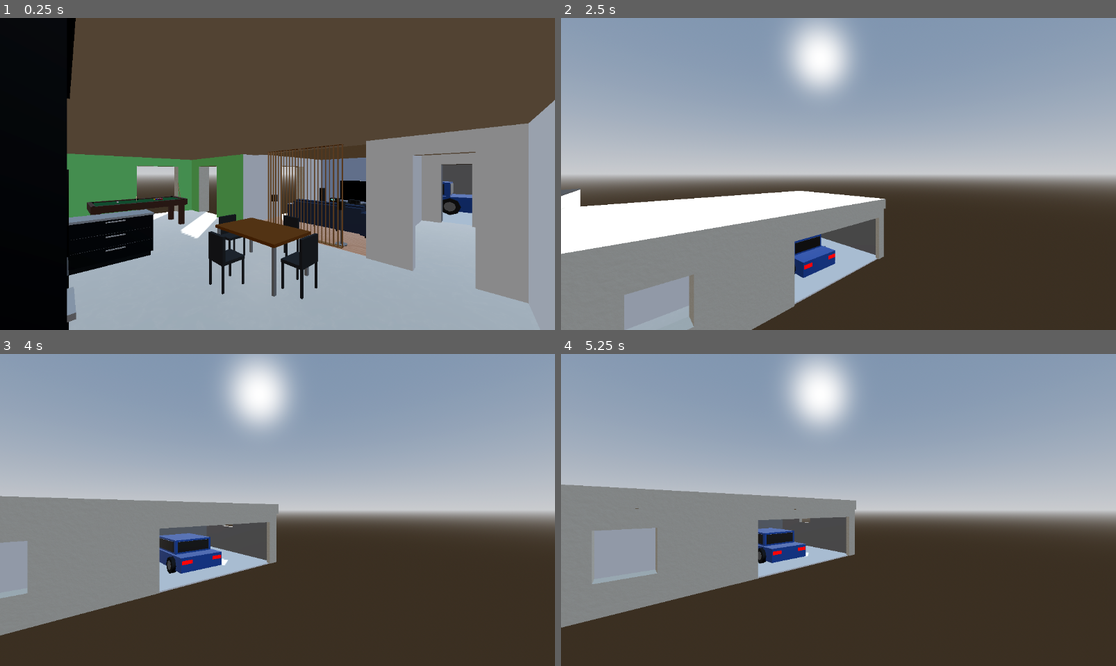
Above: before the commit, frames 1-4 (two rows, left to right).
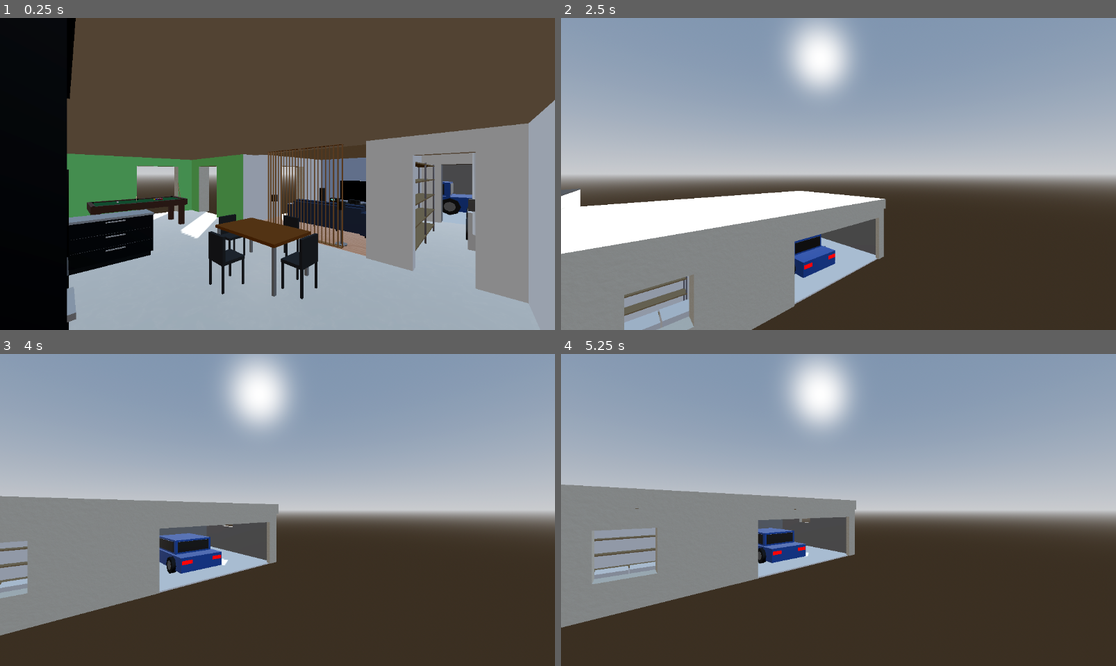
Above: after the commit, the same moments.

Repository: deneuxj/godot-ai
Game: Godot game, scene res://scenes/house building.tscn
Two runs of this game, one before a commit and one after it. Both use one fixed random seed, a clock stepped at 60 frames per second and the inputs below.
Inputs (mouse positions are in pixels of both pictures, inside the frame that each line leads up to):
- Up to frame 1 (0.25 s): no input
- Up to frame 2 (2.5 s): tap Enter at 0.5 s; move the mouse to (960, 158) at 0.52 s; hold D 0.53-1.25 s; hold E 0.53-1.25 s; click (960, 158) at 0.67 s; tap Space at 0.77, 2 s; drag from (727, 189) to (810, 236) at 1.27 s; move the mouse to (894, 105) at 2.02 s; hold D from 2.03 s (still down); hold Shift from 2.03 s (still down)
- Up to frame 3 (4 s): release D at 2.75 s; release Shift at 2.75 s; drag from (249, 572) to (111, 463) at 2.77 s; tap Enter at 3.5 s; move the mouse to (444, 556) at 3.52 s; hold A from 3.53 s (still down); hold Q from 3.53 s (still down); tap Space at 3.77 s
- Up to frame 4 (5.25 s): release A at 4.25 s; release Q at 4.25 s; drag from (672, 463) to (755, 432) at 4.27 s; tap Space at 5 s; move the mouse to (866, 510) at 5.02 s; hold S from 5.03 s (still down); hold E from 5.03 s (still down); click (866, 510) at 5.17 s

The runs differ from the first frame. In frame 1, 0.9% of the frame differs, in the area x 74-86%, y 43-75%; in frame 2, 0.8%; in frame 3, 0.2%; in frame 4, 0.4%.

Commit message:
fix: make garage shelves shallower (40cm depth)

Diff:
--- a/project/scenes/garage_shelves.tscn
+++ b/project/scenes/garage_shelves.tscn
@@ -12,56 +12,56 @@
 [node name="GarageShelves" type="Node3D" unique_id=498425922]
 
 [node name="@CSGBox3D@42" type="CSGBox3D" parent="." unique_id=1519262261]
-transform = Transform3D(1, 0, 0, 0, 1, 0, 0, 0, 1, -1.5, 1, -0.3)
+transform = Transform3D(1, 0, 0, 0, 1, 0, 0, 0, 1, -1.5, 1, -0.18)
 size = Vector3(0.04, 2, 0.04)
 material = SubResource("StandardMaterial3D_4ifs1")
 
 [node name="@CSGBox3D@43" type="CSGBox3D" parent="." unique_id=1108685082]
-transform = Transform3D(1, 0, 0, 0, 1, 0, 0, 0, 1, -1.5, 1, 0.3)
+transform = Transform3D(1, 0, 0, 0, 1, 0, 0, 0, 1, -1.5, 1, 0.18)
 size = Vector3(0.04, 2, 0.04)
 material = SubResource("StandardMaterial3D_4ifs1")
 
 [node name="@CSGBox3D@44" type="CSGBox3D" parent="." unique_id=1749725923]
-transform = Transform3D(1, 0, 0, 0, 1, 0, 0, 0, 1, 0, 1, -0.3)
+transform = Transform3D(1, 0, 0, 0, 1, 0, 0, 0, 1, 0, 1, -0.18)
 size = Vector3(0.04, 2, 0.04)
 material = SubResource("StandardMaterial3D_4ifs1")
 
 [node name="@CSGBox3D@45" type="CSGBox3D" parent="." unique_id=43853488]
-transform = Transform3D(1, 0, 0, 0, 1, 0, 0, 0, 1, 0, 1, 0.3)
+transform = Transform3D(1, 0, 0, 0, 1, 0, 0, 0, 1, 0, 1, 0.18)
 size = Vector3(0.04, 2, 0.04)
 material = SubResource("StandardMaterial3D_4ifs1")
 
 [node name="@CSGBox3D@46" type="CSGBox3D" parent="." unique_id=2055931427]
-transform = Transform3D(1, 0, 0, 0, 1, 0, 0, 0, 1, 1.5, 1, -0.3)
+transform = Transform3D(1, 0, 0, 0, 1, 0, 0, 0, 1, 1.5, 1, -0.18)
 size = Vector3(0.04, 2, 0.04)
 material = SubResource("StandardMaterial3D_4ifs1")
 
 [node name="@CSGBox3D@47" type="CSGBox3D" parent="." unique_id=255412226]
-transform = Transform3D(1, 0, 0, 0, 1, 0, 0, 0, 1, 1.5, 1, 0.3)
+transform = Transform3D(1, 0, 0, 0, 1, 0, 0, 0, 1, 1.5, 1, 0.18)
 size = Vector3(0.04, 2, 0.04)
 material = SubResource("StandardMaterial3D_4ifs1")
 
 [node name="@CSGBox3D@48" type="CSGBox3D" parent="." unique_id=625964535]
 transform = Transform3D(1, 0, 0, 0, 1, 0, 0, 0, 1, 0, 0.2, 0)
-size = Vector3(3.04, 0.03, 0.64)
+size = Vector3(3.04, 0.03, 0.4)
 material = SubResource("StandardMaterial3D_d563e")
 
 [node name="@CSGBox3D@49" type="CSGBox3D" parent="." unique_id=1215017818]
 transform = Transform3D(1, 0, 0, 0, 1, 0, 0, 0, 1, 0, 0.65, 0)
-size = Vector3(3.04, 0.03, 0.64)
+size = Vector3(3.04, 0.03, 0.4)
 material = SubResource("StandardMaterial3D_d563e")
 
 [node name="@CSGBox3D@50" type="CSGBox3D" parent="." unique_id=158332600]
 transform = Transform3D(1, 0, 0, 0, 1, 0, 0, 0, 1, 0, 1.1, 0)
-size = Vector3(3.04, 0.03, 0.64)
+size = Vector3(3.04, 0.03, 0.4)
 material = SubResource("StandardMaterial3D_d563e")
 
 [node name="@CSGBox3D@51" type="CSGBox3D" parent="." unique_id=2004836567]
 transform = Transform3D(1, 0, 0, 0, 1, 0, 0, 0, 1, 0, 1.55, 0)
-size = Vector3(3.04, 0.03, 0.64)
+size = Vector3(3.04, 0.03, 0.4)
 material = SubResource("StandardMaterial3D_d563e")
 
 [node name="@CSGBox3D@52" type="CSGBox3D" parent="." unique_id=28056082]
 transform = Transform3D(1, 0, 0, 0, 1, 0, 0, 0, 1, 0, 1.95, 0)
-size = Vector3(3.04, 0.03, 0.64)
+size = Vector3(3.04, 0.03, 0.4)
 material = SubResource("StandardMaterial3D_d563e")
--- a/project/scenes/house building.tscn
+++ b/project/scenes/house building.tscn
@@ -7,6 +7,7 @@
 [ext_resource type="Material" uid="uid://dkj8mbb3eaa3b" path="res://materials/faience.tres" id="5_yghb5"]
 [ext_resource type="Material" uid="uid://7ipovtycrx87" path="res://materials/plafond.tres" id="7_hlnjt"]
 [ext_resource type="Material" uid="uid://bfj43bqqsr1nk" path="res://materials/parquet.tres" id="8_utsn7"]
+[ext_resource type="PackedScene" path="res://scenes/garage_shelves.tscn" id="9_j4x6f"]
 [ext_resource type="VoxelGIData" uid="uid://q74sjjvo6yqw" path="res://scenes/house building.VoxelGI_data.res" id="9_pu0k3"]
 [ext_resource type="Material" uid="uid://cqimmhjfoh2ok" path="res://materials/mur.tres" id="9_utsn7"]
 [ext_resource type="Material" uid="uid://c3snpp3cqjnod" path="res://materials/facade.tres" id="10_utsn7"]
@@ -35,6 +36,12 @@
 [ext_resource type="PackedScene" path="res://scenes/gaming_desk.tscn" id="33_7aox4"]
 [ext_resource type="PackedScene" uid="uid://b7ug5roboyo6j" path="res://scenes/hifi_system.tscn" id="34_u02sr"]
 [ext_resource type="PackedScene" uid="uid://q3hus1cgtc41" path="res://scenes/boxy_car.tscn" id="35_7aox4"]
+[ext_resource type="PackedScene" path="res://scenes/electric_switchboard.tscn" id="37_ih64o"]
+[ext_resource type="PackedScene" path="res://scenes/water_heater.tscn" id="38_og0ed"]
+[ext_resource type="PackedScene" path="res://scenes/water_purifier.tscn" id="39_6qs7f"]
+[ext_resource type="PackedScene" path="res://scenes/washing_machine.tscn" id="40_p5yjb"]
+[ext_resource type="PackedScene" path="res://scenes/dryer.tscn" id="41_gyj00"]
+[ext_resource type="PackedScene" path="res://scenes/utility_sink.tscn" id="42_rhwim"]
 
 [sub_resource type="ProceduralSkyMaterial" id="ProceduralSkyMaterial_g4qyj"]
 sky_horizon_color = Color(0.66224277, 0.6717428, 0.6867428, 1)
@@ -4022,6 +4029,9 @@
 material_override = ExtResource("8_utsn7")
 mesh = SubResource("BoxMesh_360gp")
 
+[node name="GarageShelves" parent="Rooms" unique_id=498425922 instance=ExtResource("9_j4x6f")]
+transform = Transform3D(1, 0, 0, 0, 1, 0, 0, 0, 1, 9.537156, 0.04205346, 2.1128051)
+
 [node name="Walls" type="Node3D" parent="." unique_id=1609764232]
 
 [node name="CHAMBRE_GAUCHE-CUISINE" type="CSGCombiner3D" parent="Walls" unique_id=1062983719]
@@ -4978,4 +4988,22 @@
 [node name="BoxyCar" parent="." unique_id=1678878159 instance=ExtResource("35_7aox4")]
 transform = Transform3D(-4.371139e-08, 0, -1, 0, 1, 0, 1, 0, -4.371139e-08, 3.5791812, 0.048075438, 3.1623507)
 
+[node name="ElectricSwitchboard" parent="." unique_id=226521061 instance=ExtResource("37_ih64o")]
+transform = Transform3D(-4.371139e-08, 0, 1, 0, 1, 0, -1, 0, -4.371139e-08, 6.536214, 1.297224, 0.75825894)
+
+[node name="WaterHeater" parent="." unique_id=812176554 instance=ExtResource("38_og0ed")]
+transform = Transform3D(1, 0, 0, 0, 1, 0, 0, 0, 1, 10.899992, 0.7326921, 0.7922276)
+
+[node name="WaterPurifier" parent="." unique_id=1346807460 instance=ExtResource("39_6qs7f")]
+transform = Transform3D(1, 0, 0, 0, 1, 0, 0, 0, 1, 10.414777, 0.89362335, 0.5528771)
+
+[node name="WashingMachine" parent="." unique_id=1128174086 instance=ExtResource("40_p5yjb")]
+transform = Transform3D(1, 0, 0, 0, 1, 0, 0, 0, 1, 8.423386, 0.040567636, 0.8680428)
+
+[node name="Dryer" parent="." unique_id=2115911293 instance=ExtResource("41_gyj00")]
+transform = Transform3D(1, 0, 0, 0, 1, 0, 0, 0, 1, 9.05414, 0.03299296, 0.8688326)
+
+[node name="UtilitySink" parent="." unique_id=548181626 instance=ExtResource("42_rhwim")]
+transform = Transform3D(1, 0, 0, 0, 1, 0, 0, 0, 1, 7.666618, 1.1920929e-07, 0.8053013)
+
 [editable path="HiFiSurroundSystem"]
